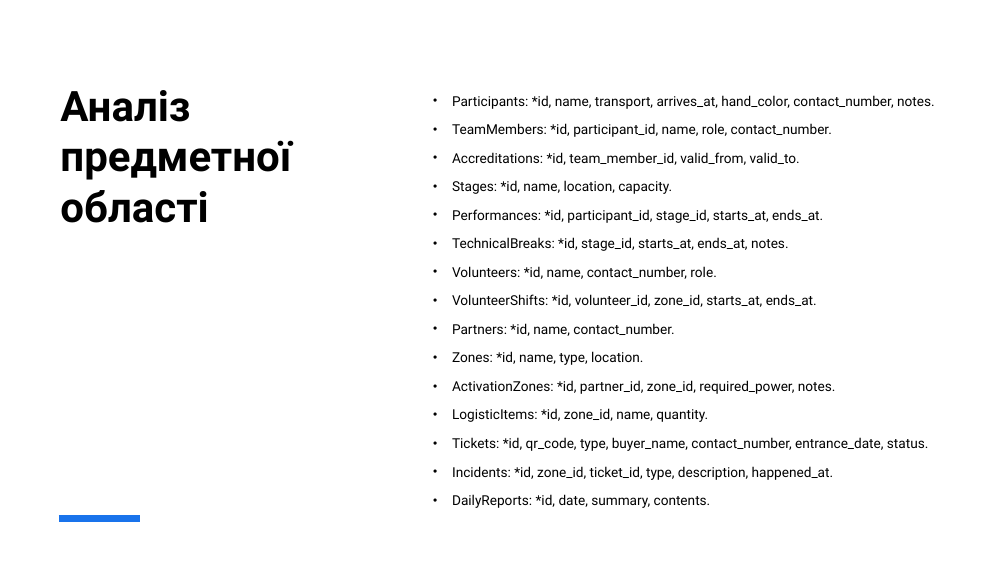
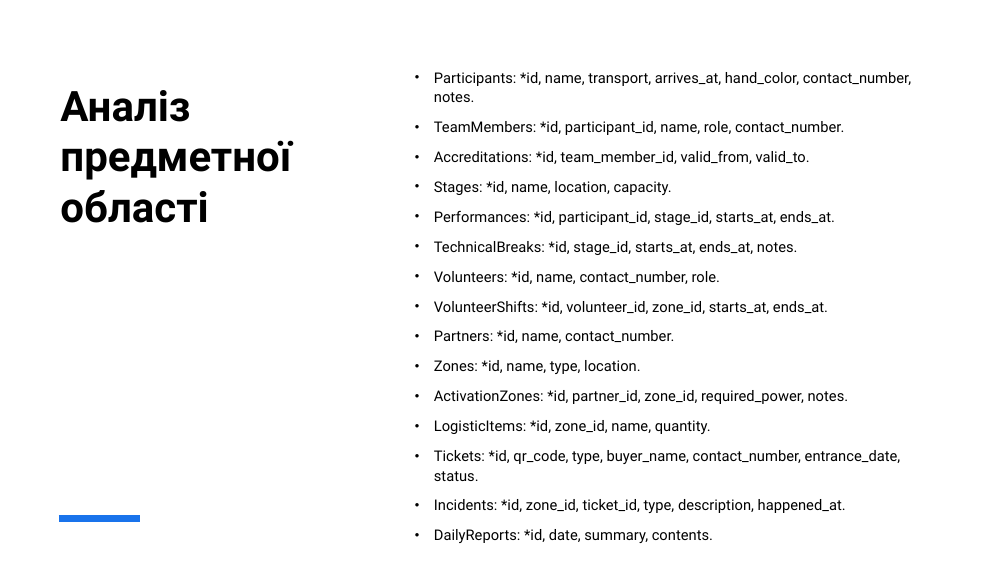
Before and after one commit to emissuu/UniTasks, a slide deck: slide 3 of C#/Lab2/Підсумки другої лабораторної роботи.pptx. Drawn at 1008x567 pixels with LibreOffice and Linux fonts; fonts in the diff are those of the drawing. Boxes give left, top, right and bottom in pixels: in the first picture for what was removed or moved away, otherwise in the second. Text is boxed around its words. In the diff, an @@ line names an element or a change of style, - is before the commit and + after.

```diff
--- a/C#/Lab2/Підсумки другої лабораторної роботи.pptx
+++ b/C#/Lab2/Підсумки другої лабораторної роботи.pptx
@@ text "Participants: *id, name, transport, arrives_at, ...": place and size @@
-text "Participants: *id, name, transport, arrives_at, ..." at (452,95,935,508)
+text "Participants: *id, name, transport, arrives_at, ..." at (434,72,911,543)
@@ text "Participants: *id, name, transport, arrives_at, ..." at (434,72,911,543): size 13 to 14 pt @@
```
Also in this commit, not shown: 1 other slide changed, 2 other files.
